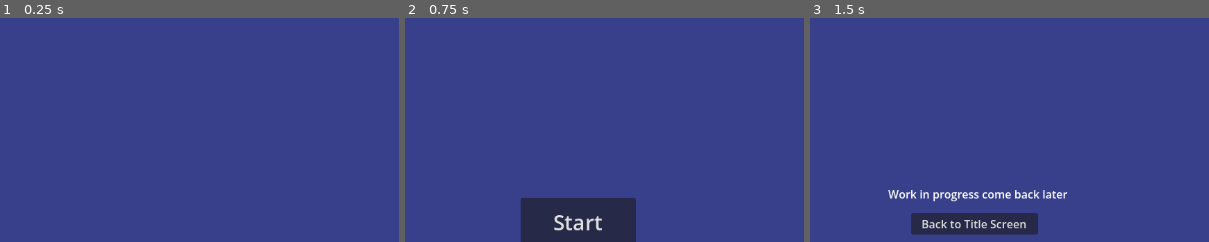
Above: before the commit, frames 1-3 (left to right).
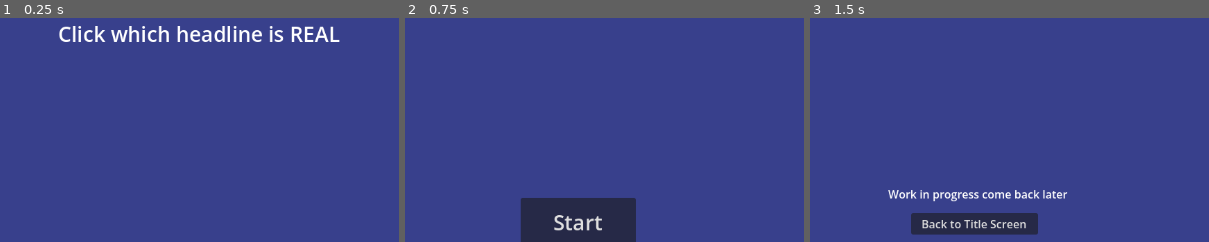
Above: after the commit, the same moments.

Repository: AlexandraWong22054/91906
Game: Godot game, scene res://headlines.tscn
Two runs of this game, one before a commit and one after it. Both use one fixed random seed, a clock stepped at 60 frames per second and the inputs below. This scene is started directly instead of the project's main scene.
Inputs:
- Up to frame 1 (0.25 s): no input
- Up to frame 2 (0.75 s): click "Back to Title Screen" at 0.5 s
- Up to frame 3 (1.5 s): click "Settings" at 1.25 s
The pictures show only the part of the screen within x 28-77%, y 14-64%; the shares and areas given below are measured in that part.

The runs differ from the first frame. In frame 1, 2.2% of the frame differs, in the area x 14-86%, y 3-11%; in frame 2, nothing differs; in frame 3, nothing differs.

Commit message:
Added gdstyle plugin for Style Checking

Diff:
--- a/headlines.tscn
+++ b/headlines.tscn
@@ -38,6 +38,15 @@
 text = "Back to Mini-games"
 script = ExtResource("3_i8lqn")
 
+[node name="Label" type="Label" parent="." unique_id=1536287784]
+layout_mode = 0
+offset_left = 401.0
+offset_top = 91.0
+offset_right = 770.0
+offset_bottom = 133.0
+theme_override_font_sizes/font_size = 30
+text = "Click which headline is REAL"
+
 [connection signal="pressed" from="Exit" to="Exit" method="_on_pressed"]
 [connection signal="pressed" from="Main Menu" to="Main Menu" method="_on_pressed"]
 [connection signal="pressed" from="Minigames" to="Minigames" method="_on_pressed"]
--- a/project.godot
+++ b/project.godot
@@ -19,6 +19,10 @@
 
 window/subwindows/embed_subwindows=false
 
+[editor_plugins]
+
+enabled=PackedStringArray("res://addons/gdstyle/plugin.cfg")
+
 [physics]
 
 3d/physics_engine="Jolt Physics"
Not shown, added: addons/gdstyle/gdstyle.gdextension.uid
Not shown, added: addons/gdstyle/gdstyle_panel.gd
Not shown, added: addons/gdstyle/gdstyle_panel.gd.uid
Binary file added: addons/gdstyle/icon.png
Not shown, added: addons/gdstyle/icon.png.import
Not shown, added: addons/gdstyle/icon.svg
Not shown, added: addons/gdstyle/icon.svg.import
Not shown, added: addons/gdstyle/plugin.cfg
Not shown, added: addons/gdstyle/plugin.gd
Not shown, added: addons/gdstyle/plugin.gd.uid
Not shown, added: addons/gdstyle/bin/gdstyle_gdext.dll
Not shown, added: addons/gdstyle/bin/libgdstyle_gdext.arm64.dylib
(and 3 more such lines)
